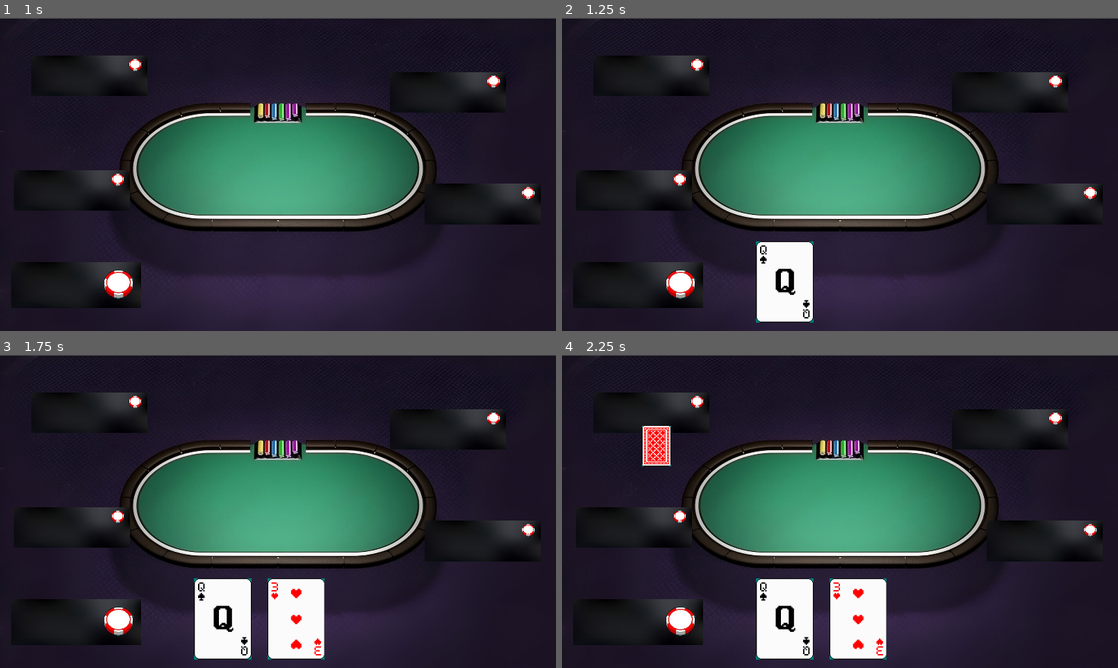
Above: before the commit, frames 1-4 (two rows, left to right).
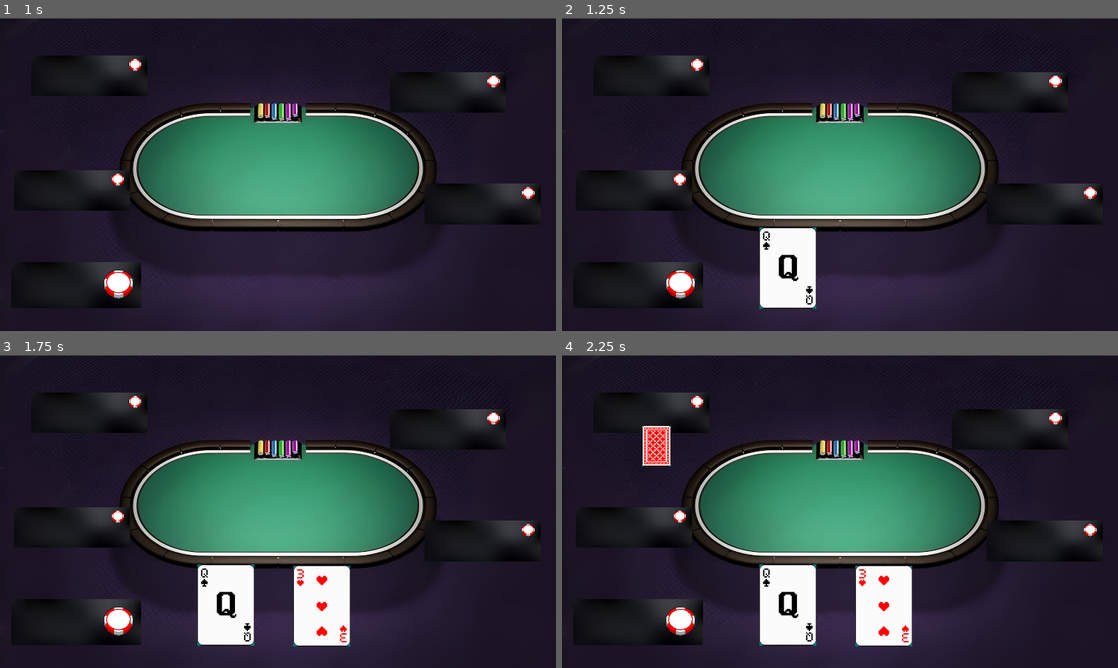
Above: after the commit, the same moments.

Repository: Jesusaez/PokerWithFriends_Game
Game: Godot game, scene res://escenas/Menu.tscn
The game is run twice, just before and just after one commit, with the same random seed, the same clock (stepped at 60 frames per second) and the same inputs.
Inputs:
- Up to frame 1 (1 s): click "START" at 0.5 s
- Up to frame 2 (1.25 s): no input
- Up to frame 3 (1.75 s): no input
- Up to frame 4 (2.25 s): tap Enter at 2 s

Frame 1 is identical in both runs. In frame 2, 1.7% of the frame differs, in the area x 34-46%, y 66-98%; in frame 3, 4.9%, in the area x 34-63%, y 66-98%; in frame 4, 4.9%.

Commit message:
Sistema de Call/Check, Sistema de Flop, river y turn.
Falta solo el Raise y el final y alguna animacion

Diff:
--- a/Scripts/Gamse.gd
+++ b/Scripts/Gamse.gd
@@ -55,14 +55,18 @@
 ]
 # Arrays con los nombres y los chips
 var PlayerChips = [5000, 5000, 5000, 5000, 5000]
+var PlayerMaxCalled = [0, 0, 0, 0, 0]
 var PlayerFolded = [false, false, false, false, false]
 var playerName = ["Pedro Sanchez","Mario Mendez", "Jesus Saez", "Eric Garcia", "Josep Ruiz"]
 var playerCards=[]
 var chipsInTable=0
+var chipsToPlay=0
 var turnoJug=0
 var numPlayer=5
 var bets_scene  # Referencia a la interfaz `Bets`
 var opcionTurno
+
+
 # Escenas  instanciar
 var player_card_scene = preload("res://escenas/InterfazEnemy.tscn")
 var card_scene = preload("res://escenas/Carta.tscn")
@@ -79,6 +83,13 @@
 	$CardSpawn/CardSpawnLocation1,
 	$CardSpawn/CardSpawnLocation2
 ]
+onready var Card_positions_Center = [
+	$CardSpawnCenter/CardSpawnCenter1,
+	$CardSpawnCenter/CardSpawnCenter2,
+	$CardSpawnCenter/CardSpawnCenter3,
+	$CardSpawnCenter/CardSpawnCenter4,
+	$CardSpawnCenter/CardSpawnCenter5
+]
 
 onready var button1 = $Interfaz_Bets/call
 onready var button2 = $Interfaz_Bets/fold
@@ -124,18 +135,57 @@
 	#Robar Cartas
 	yield(mostrar_cartas_secuencialmente(), "completed")
 	yield(ponerFichasInicio(), "completed")
+	sumarTurnoJug(2)
 	yield(tomaDecisiones(), "completed")
+	flop()
+	yield(tomaDecisiones(), "completed")
+	river()
+	yield(tomaDecisiones(), "completed")
+	turn()
+
 
 	turnoJug=turnoJug+1;
 	chipsInTable=0;
+
+func flop():
+	yield(robar_carta_center(0), "completed")
+	yield(robar_carta_center(1), "completed")
+	yield(robar_carta_center(2), "completed")
+
+func river():
+	yield(robar_carta_center(3), "completed")
+
+func turn():
+	yield(robar_carta_center(4), "completed")
+
+
+func robar_carta_center(card_index):
+	yield(get_tree().create_timer(0.5), "timeout")  # Esperar 1 segundo entre cartas
+	var card_instance = card_scene.instance()
+	var card_texture = cojeCarta()
+	card_instance.get_node("Img").texture = card_texture
+	card_instance.rect_position = Card_positions_Center[card_index].position
+	card_instance.rect_scale = Vector2(0.75, 0.75)
+	add_child(card_instance)
+	playerCards.append(card_texture)
+
+func sumarTurnoJug(var numero):
+# warning-ignore:unused_variable
+	for i in range(numero):
+		turnoJug=turnoJug+1;
+		if turnoJug>4:
+			turnoJug=0;
 
 func ponerFichasInicio():
 	# Restar fichas al jugador y al siguiente jugador
 	PlayerChips[turnoJug] -= 50
+	PlayerMaxCalled[turnoJug]=50
 	actualizar_chips_player(turnoJug)  # Actualiza el label del jugador principal
 
 	var next_player_index = (turnoJug + 1) % numPlayer
 	PlayerChips[next_player_index] -= 100
+	PlayerMaxCalled[next_player_index]=100
+	chipsToPlay=100
 	actualizar_chips_player(next_player_index)  # Actualiza el label del siguiente jugador
 
 	# Actualizar el total de fichas en la mesa
@@ -162,9 +212,18 @@
 
 func fold():
 	PlayerFolded[turnoJug]=true;
-
-#func call():
-
+	yield(get_tree().create_timer(0.5), "timeout")
+
+
+func player_call():
+	#Esto Seria el Call y si no hay nada que tenga que subir no se le cambia nada entonces es el check
+	if(PlayerMaxCalled[turnoJug]<chipsToPlay):
+		PlayerChips[turnoJug]=PlayerChips[turnoJug]-(chipsToPlay-PlayerMaxCalled[turnoJug])
+		PlayerMaxCalled[turnoJug]=chipsToPlay
+		chipsInTable=chipsInTable+chipsToPlay
+	mostrarChipsMesa()
+	actualizar_chips_player(turnoJug)
+	yield(get_tree().create_timer(0.5), "timeout")
 
 #func raise():
 
@@ -172,10 +231,6 @@
 func tomaDecisiones():
 # warning-ignore:unused_variable
 	for i in range(numPlayer):
-		if(i==0):
-			PlayerChips[turnoJug]=PlayerChips[turnoJug]-50;
-		if(i==1):
-			PlayerChips[turnoJug]=PlayerChips[turnoJug]-100;
 		if(PlayerFolded[turnoJug]==false):
 			if turnoJug==0:
 				yield(tomaDecisionJugador(), "completed")
@@ -183,17 +238,14 @@
 				yield(tomaDecisionBots(), "completed")
 
 			if opcionTurno==1:
-				pass
-				#yield(call(), "completed")
+				yield(player_call(), "completed")
 			else:
 				if opcionTurno==2:
 					yield(fold(), "completed")
 				else:
 					pass
 				#	yield(raise(), "completed")
-		turnoJug=turnoJug+1;
-		if turnoJug>4:
-			turnoJug=0;
+		sumarTurnoJug(1)
 
 
 # Falta hacer que se espere a q el jugador clicke uno de los botones de check o algo asi
@@ -211,8 +263,9 @@
 
 
 func tomaDecisionBots():
-	opcionTurno = rng.randf_range(0, 4)
-	yield(get_tree().create_timer(rng.randf_range(0, 4)), "timeout")
+	opcionTurno = rng.randi_range(1, 1)
+	print(opcionTurno)
+	yield(get_tree().create_timer(rng.randi_range(0, 4)), "timeout")
 
 
 # Robar Las Cartas God
--- a/escenas/Gamse.tscn
+++ b/escenas/Gamse.tscn
@@ -7,7 +7,7 @@
 [ext_resource path="res://Assets/Font/Oxanium-VariableFont_wght.ttf" type="DynamicFontData" id=5]
 
 [sub_resource type="DynamicFont" id=3]
-size = 75
+size = 30
 font_data = ExtResource( 5 )
 
 [sub_resource type="Curve2D" id=1]
@@ -17,7 +17,12 @@
 
 [sub_resource type="Curve2D" id=2]
 _data = {
-"points": PoolVector2Array( 0, 0, 0, 0, 266, 513, 0, 0, 0, 0, 791, 515, 0, 0, 0, 0, 793, 692, 0, 0, 0, 0, 263, 691, 0, 0, 0, 0, 266, 513 )
+"points": PoolVector2Array( 0, 0, 0, 0, 264, 707, 0, 0, 0, 0, 958, 706, 0, 0, 0, 0, 964, 487, 0, 0, 0, 0, 263, 480, 0, 0, 0, 0, 265, 709 )
+}
+
+[sub_resource type="Curve2D" id=4]
+_data = {
+"points": PoolVector2Array( 0, 0, 0, 0, 275, 281, 0, 0, 0, 0, 829, 283, 0, 0, 0, 0, 834, 472, 0, 0, 0, 0, 275, 471, 0, 0, 0, 0, 275, 281 )
 }
 
 [node name="Node2D" type="Node2D"]
@@ -50,13 +55,13 @@
 rect_scale = Vector2( 0.838885, 0.84 )
 
 [node name="ChipsInTable" type="Label" parent="."]
-margin_left = 494.0
-margin_top = 309.0
-margin_right = 745.0
-margin_bottom = 385.0
+margin_left = 515.0
+margin_top = 238.0
+margin_right = 766.0
+margin_bottom = 314.0
 custom_fonts/font = SubResource( 3 )
 text = "00000"
-align = 2
+align = 1
 
 [node name="InterfazJugadores" type="Path2D" parent="."]
 position = Vector2( 35, -53 )
@@ -85,12 +90,40 @@
 [node name="CardSpawn" type="Path2D" parent="."]
 curve = SubResource( 2 )
 
+[node name="CardSpawnLocation2" type="PathFollow2D" parent="CardSpawn"]
+position = Vector2( 674.576, 484.11 )
+rotation = -3.13161
+offset = 1200.0
+
 [node name="CardSpawnLocation1" type="PathFollow2D" parent="CardSpawn"]
-position = Vector2( 446.896, 513.689 )
-rotation = 0.00380495
-offset = 181.0
+position = Vector2( 454.012, 481.907 )
+rotation = -3.1316
+offset = 1420.03
 
-[node name="CardSpawnLocation2" type="PathFollow2D" parent="CardSpawn"]
-position = Vector2( 616, 514.333 )
-rotation = 0.00383005
-offset = 350.0
+[node name="CardSpawnCenter" type="Path2D" parent="."]
+curve = SubResource( 4 )
+
+[node name="CardSpawnCenter1" type="PathFollow2D" parent="CardSpawnCenter"]
+position = Vector2( 375.165, 281.362 )
+rotation = 0.00362138
+offset = 100.0
+
+[node name="CardSpawnCenter2" type="PathFollow2D" parent="CardSpawnCenter"]
+position = Vector2( 475.359, 281.723 )
+rotation = 0.00360089
+offset = 200.0
+
+[node name="CardSpawnCenter3" type="PathFollow2D" parent="CardSpawnCenter"]
+position = Vector2( 576.197, 282.087 )
+rotation = 0.00360949
+offset = 300.0
+
+[node name="CardSpawnCenter4" type="PathFollow2D" parent="CardSpawnCenter"]
+position = Vector2( 676.407, 282.449 )
+rotation = 0.00361778
+offset = 400.0
+
+[node name="CardSpawnCenter5" type="PathFollow2D" parent="CardSpawnCenter"]
+position = Vector2( 776.406, 282.81 )
+rotation = 0.00361228
+offset = 500.0
Not shown: 1 places in escenas/Gamse.tscn that only renumber resources
